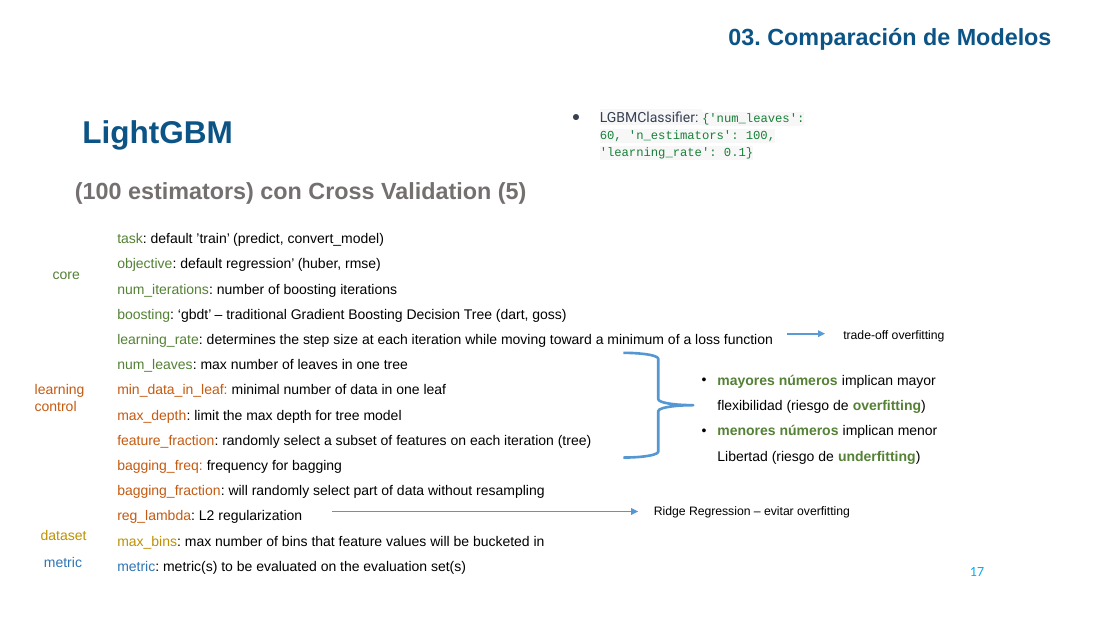
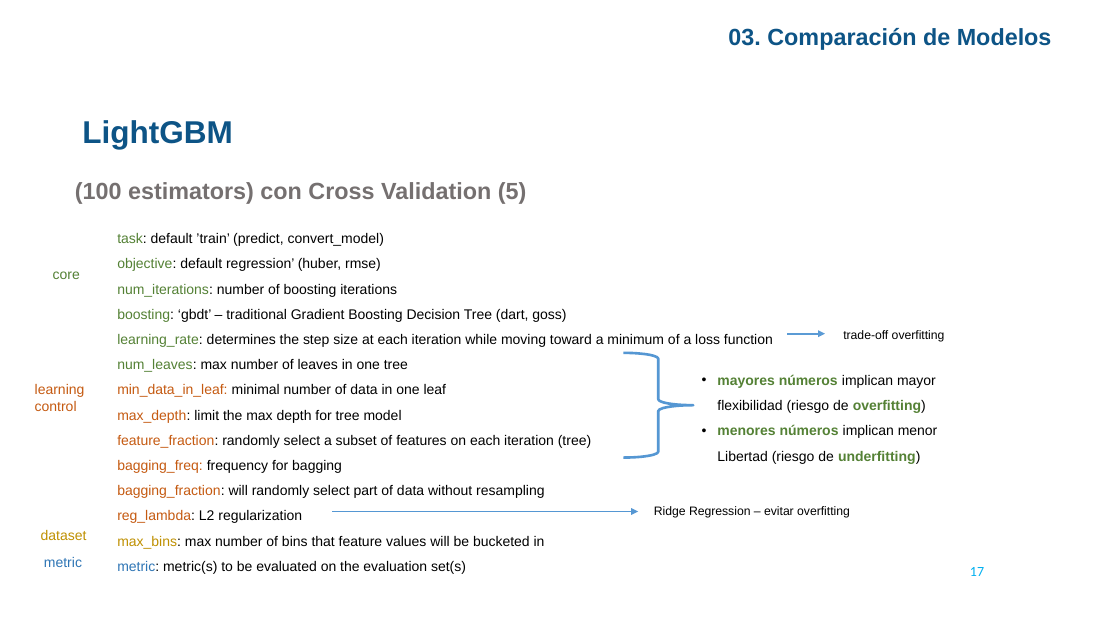
Before and after one commit to VioletaSaguier/AnalisisPredictivo, a slide deck: slide 17 of Final APRED.pptx. Drawn at 1120x630 pixels with LibreOffice and Linux fonts; fonts in the diff are those of the drawing; background and template pictures are left out. Boxes give left, top, right and bottom in pixels: in the first picture for what was removed or moved away, otherwise in the second. Text is boxed around its words. In the diff, an @@ line names an element or a change of style, - is before the commit and + after.

```diff
--- a/Final APRED.pptx
+++ b/Final APRED.pptx
@@ text removed at (600, 111, 804, 159) @@
-● LGBMClassifier: {'num_leaves': 60, 'n_estimators': 100, 'learning_rate': 0.1}
```
Also in this commit, not shown: 1 other slide changed.
